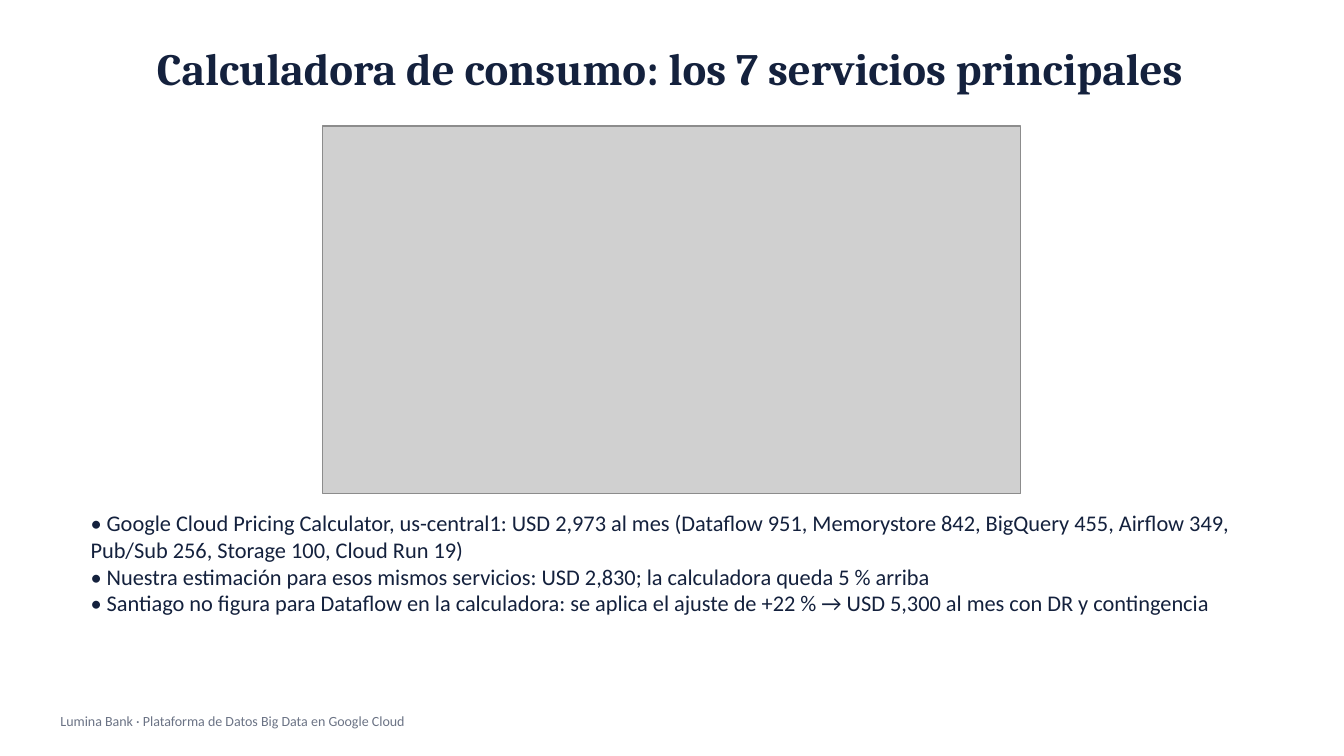
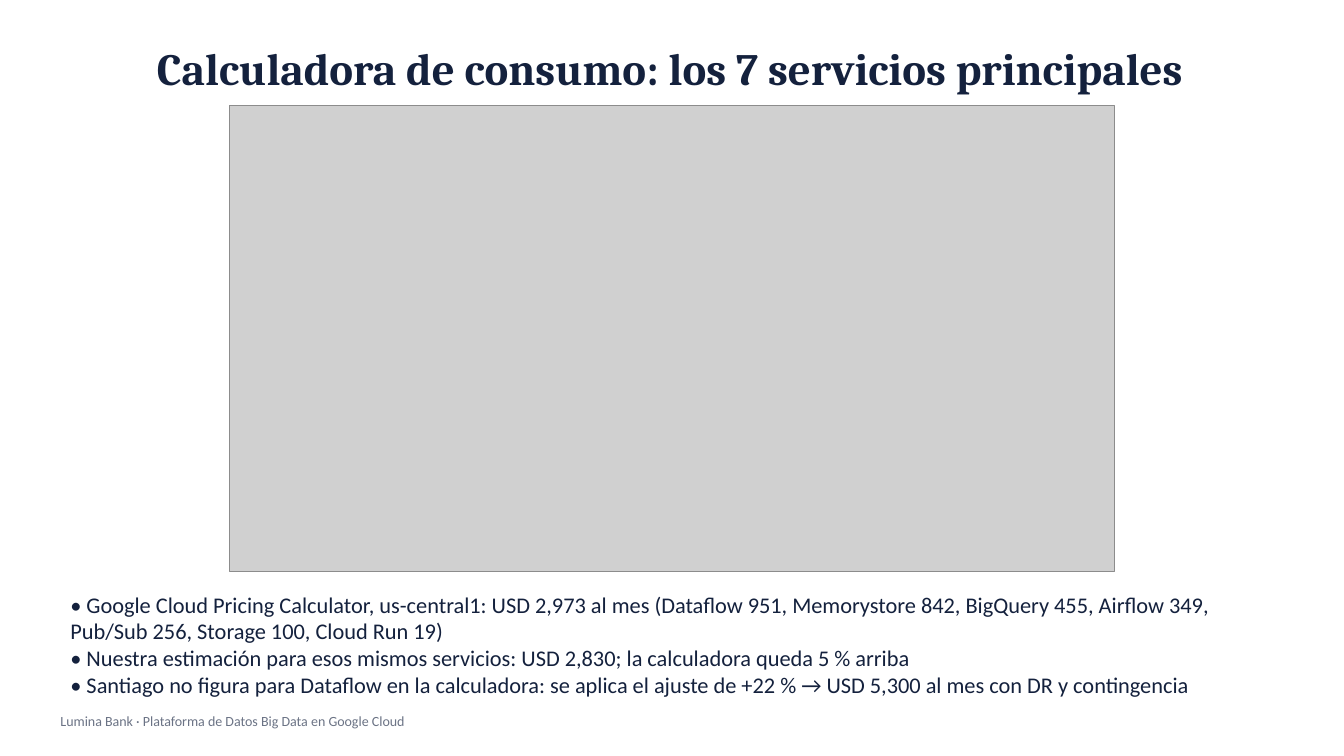
Before and after one commit to bmontoyag/utec_bigdata_trabajo, a slide deck: slide 20 of presentacion/Lumina Bank - Sustentacion.pptx (slide 19 before the commit). Drawn at 1344x756 pixels with LibreOffice and Linux fonts; fonts in the diff are those of the drawing; grey boxes stand for pictures. Boxes give left, top, right and bottom in pixels: in the first picture for what was removed or moved away, otherwise in the second. Text is boxed around its words. In the diff, an @@ line names an element or a change of style, - is before the commit and + after.

```diff
--- a/presentacion/Lumina Bank - Sustentacion.pptx
+++ b/presentacion/Lumina Bank - Sustentacion.pptx
@@ picture: place and size @@
-picture at (323,126,1020,494)
+picture at (230,106,1114,572)
@@ text "• Google Cloud Pricing Calculator, ...": place and size @@
-text "• Google Cloud Pricing Calculator, ..." at (91,515,1229,615)
+text "• Google Cloud Pricing Calculator, ..." at (70,597,1209,697)
```
Also in this commit, not shown: 3 other slides changed, 1 other file.
